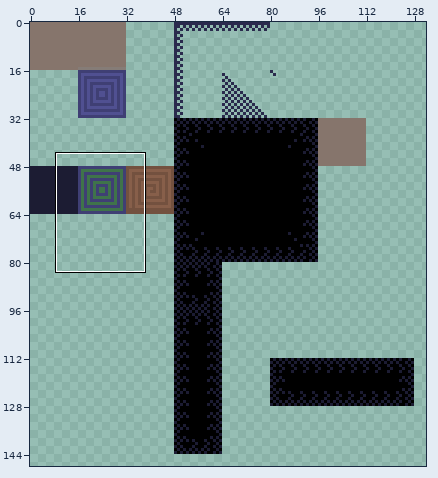
Two versions of one pixel-art file, asset_sources/ld_tileset.aseprite. The first picture is a wide view before the edit; the outline marks the close-up.
Close-up. Earlier state:
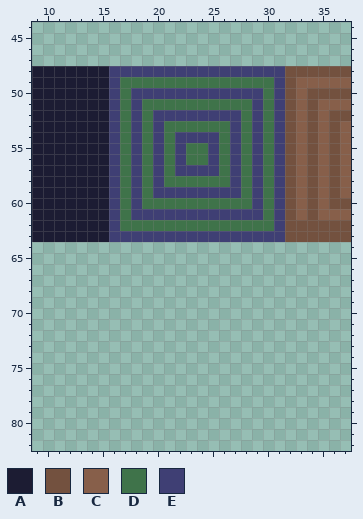
256x256 pixels, 1 frame. Shown: x 9..37, y 44..82. The wide view leaves out empty margins.
Palette (. is transparent): A #1c1c33  B #73513f  C #875f4a  D #3f734a  E #3f3f74
Pixels before, first column x 9:
48 AAAAAAAEEEEEEEEEEEEEEEEBBBBBB
49 AAAAAAAEDDDDDDDDDDDDDDEBCCCCC
50 AAAAAAAEDEEEEEEEEEEEEDEBCBBBB
51 AAAAAAAEDEDDDDDDDDDDEDEBCBCCC
52 AAAAAAAEDEDEEEEEEEEDEDEBCBCBB
53 AAAAAAAEDEDEDDDDDDEDEDEBCBCBC
54 AAAAAAAEDEDEDEEEEDEDEDEBCBCBC
55 AAAAAAAEDEDEDEDDEDEDEDEBCBCBC
56 AAAAAAAEDEDEDEDDEDEDEDEBCBCBC
57 AAAAAAAEDEDEDEEEEDEDEDEBCBCBC
58 AAAAAAAEDEDEDDDDDDEDEDEBCBCBC
59 AAAAAAAEDEDEEEEEEEEDEDEBCBCBC
60 AAAAAAAEDEDDDDDDDDDDEDEBCBCBB
61 AAAAAAAEDEEEEEEEEEEEEDEBCBCCC
62 AAAAAAAEDDDDDDDDDDDDDDEBBBBBB
63 AAAAAAAEEEEEEEEEEEEEEEEBBBBBB
Once edited:
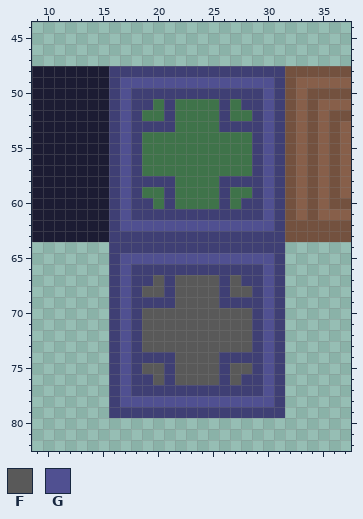
Colours new in this view: F #595959  G #505091
From old to new:
Changed rows in their new state; - is an unchanged pixel.
Layer "tiles":
first column x 16:
49 -GGGGGGGGGGGGGG-
50 -G------------G-
51 -G-E-E----E-E-G-
52 -G--D-DDDD-D--G-
53 -G-E-E----E-E-G-
54 -G--D-DDDD-D--G-
55 -G--D-D--D-D--G-
56 -G--D-D--D-D--G-
57 -G--D-DDDD-D--G-
58 -G-E-E----E-E-G-
59 -G--D-DDDD-D--G-
60 -G-E-E----E-E-G-
61 -G------------G-
62 -GGGGGGGGGGGGGG-
64 EEEEEEEEEEEEEEEE
65 EGGGGGGGGGGGGGGE
66 EGEEEEEEEEEEEEGE
67 EGEEFEFFFFEFEEGE
68 EGEFFEFFFFEFFEGE
69 EGEEEEFFFFEEEEGE
70 EGEFFFFFFFFFFEGE
71 EGEFFFFFFFFFFEGE
72 EGEFFFFFFFFFFEGE
73 EGEFFFFFFFFFFEGE
74 EGEEEEFFFFEEEEGE
75 EGEFFEFFFFEFFEGE
76 EGEEFEFFFFEFEEGE
77 EGEEEEEEEEEEEEGE
78 EGGGGGGGGGGGGGGE
79 EEEEEEEEEEEEEEEE
